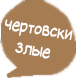
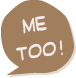
The second 76px x 78px image is a revision of the first. Changes to its layers:
renamed "чертовски злые" to "Text", painted on it over [5, 15, 73, 61]
renamed "Слой 0" to "Layer 0", painted on it over [0, 0, 76, 78]
